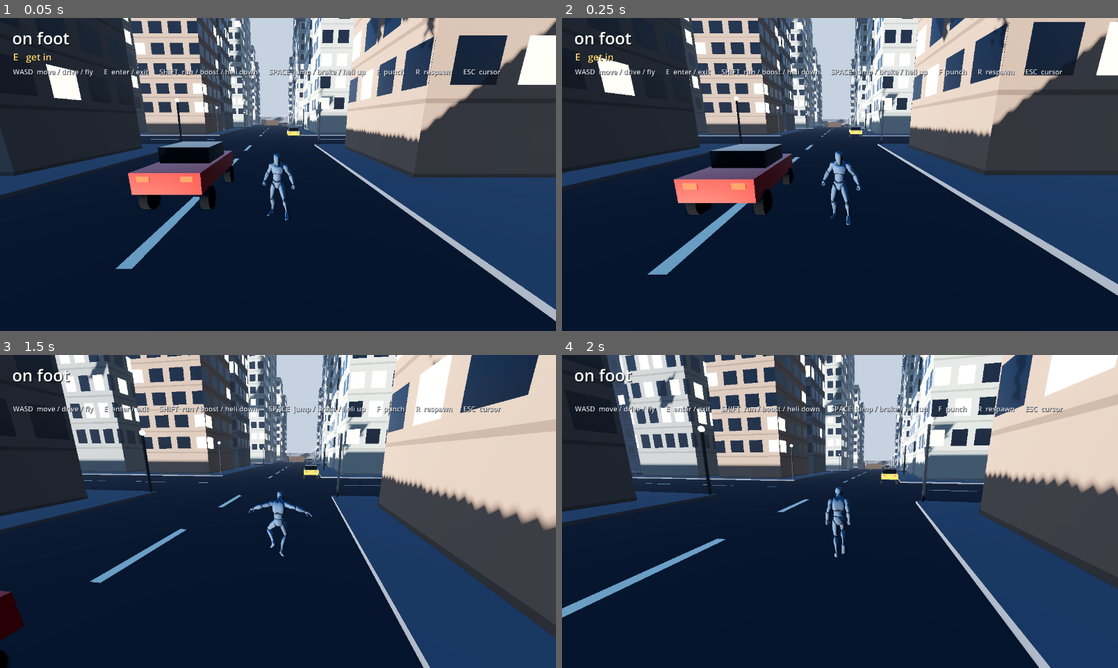
Above: before the commit, frames 1-4 (two rows, left to right).
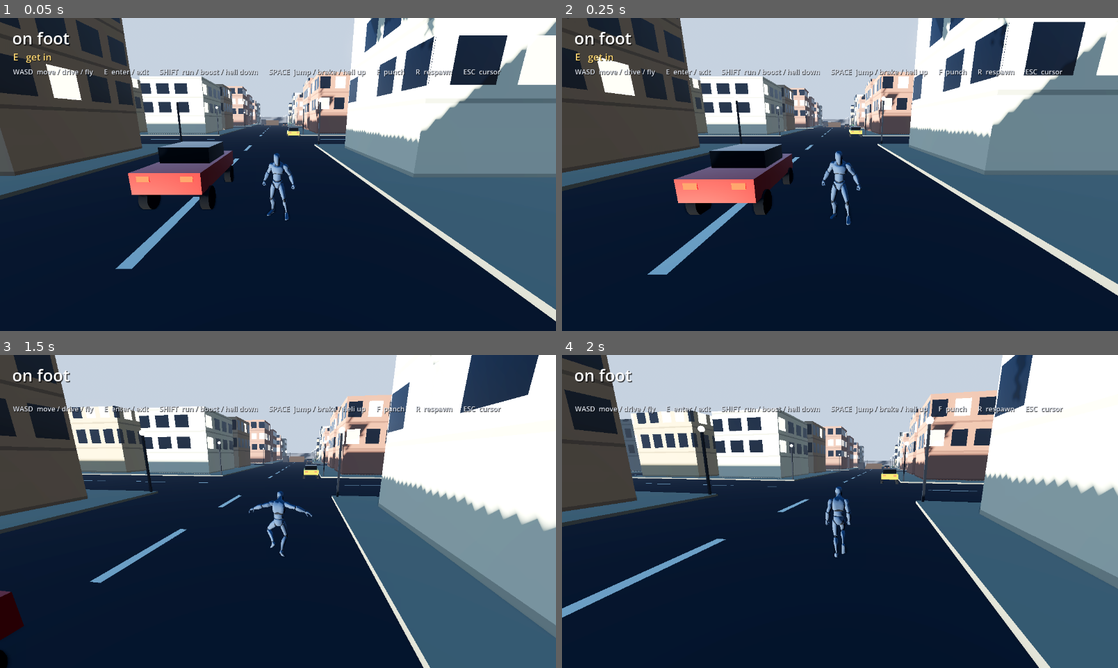
Above: after the commit, the same moments.

Repository: 320ninja/ninja-game
Game: Godot game, scene res://scenes/world.tscn
Same seed, same stepped clock (60 frames per second), same inputs: the game is played once before the commit and once after it.
Inputs (mouse positions are in pixels of both pictures, inside the frame that each line leads up to):
- Up to frame 1 (0.05 s): no input
- Up to frame 2 (0.25 s): no input
- Up to frame 3 (1.5 s): tap Enter at 0.5 s; move the mouse to (305, 511) at 0.52 s; hold Shift 0.53-1.28 s; hold W from 0.53 s (still down); tap Space at 0.77 s; move the mouse to (250, 511) at 1.27 s; tap R at 1.35 s
- Up to frame 4 (2 s): keep holding W; tap Space at 1.52 s

The runs differ from the first frame. In frame 1, 43% of the frame differs, in the area x 0-100%, y 0-97%; in frame 2, 41%; in frame 3, 49%, in the area x 0-100%, y 0-100%; in frame 4, 45%.

Commit message:
Reskin city in Jhapa style: warm facades, 2-5 floor buildings, tan pavement
Co-Authored-By: Claude Opus 5.5 <noreply@anthropic.com>
Claude-Session: https://claude.ai/code/session_01Usx4FaH86xrKS8EoUjgoBL

Diff:
--- a/scripts/city.gd
+++ b/scripts/city.gd
@@ -13,14 +13,14 @@
 const GRID := 7           ## GRID x GRID blocks
 const SIDEWALK_HEIGHT := 0.16
 
-## Concrete / brick / glass-tower facade tones.
+## Warm Jhapa-style brick / plaster / terracotta facade tones.
 const FACADE_TONES: Array[Color] = [
-	Color(0.52, 0.50, 0.47),
-	Color(0.44, 0.41, 0.39),
-	Color(0.58, 0.46, 0.38),
-	Color(0.36, 0.38, 0.42),
-	Color(0.62, 0.60, 0.55),
-	Color(0.30, 0.33, 0.36),
+	Color(0.82, 0.70, 0.52),  # warm concrete / plaster
+	Color(0.75, 0.60, 0.45),  # brick orange
+	Color(0.90, 0.85, 0.72),  # pale yellow plaster
+	Color(0.60, 0.55, 0.48),  # dusty grey-brown
+	Color(0.68, 0.45, 0.35),  # terracotta
+	Color(0.72, 0.68, 0.60),  # light stone
 ]
 
 var _rng := RandomNumberGenerator.new()
@@ -99,9 +99,9 @@
 	_add_box(
 		centre + Vector3(0.0, SIDEWALK_HEIGHT * 0.5, 0.0),
 		Vector3(inner, SIDEWALK_HEIGHT, inner),
-		_plain_material(Color(0.38, 0.38, 0.40), 0.9))
+		_plain_material(Color(0.55, 0.52, 0.44), 0.9))  # dusty tan pavement
 
-	# Downtown sits in the middle of the map, so towers get taller toward it.
+	# The bazaar sits in the middle of the map, so buildings get a bit taller toward it.
 	var from_centre := Vector2(gx - (GRID - 1) * 0.5, gz - (GRID - 1) * 0.5).length()
 	var downtown := clampf(1.0 - from_centre / (GRID * 0.6), 0.0, 1.0)
 
@@ -112,8 +112,9 @@
 			if _rng.randf() < 0.12:
 				continue  # leave the occasional empty lot
 
-			var base_height := _rng.randf_range(10.0, 30.0)
-			var height := base_height + downtown * _rng.randf_range(20.0, 70.0)
+			# Jhapa buildings are low: about 2-5 floors (floor height is 3.1-3.9 m).
+			var base_height := _rng.randf_range(6.5, 13.0)
+			var height := base_height + downtown * _rng.randf_range(0.0, 6.0)
 			var w := cell * _rng.randf_range(0.74, 0.95)
 			var d := cell * _rng.randf_range(0.74, 0.95)
 			var px := centre.x - inner * 0.5 + pad + cell * 0.5 + bx * (cell + pad)
